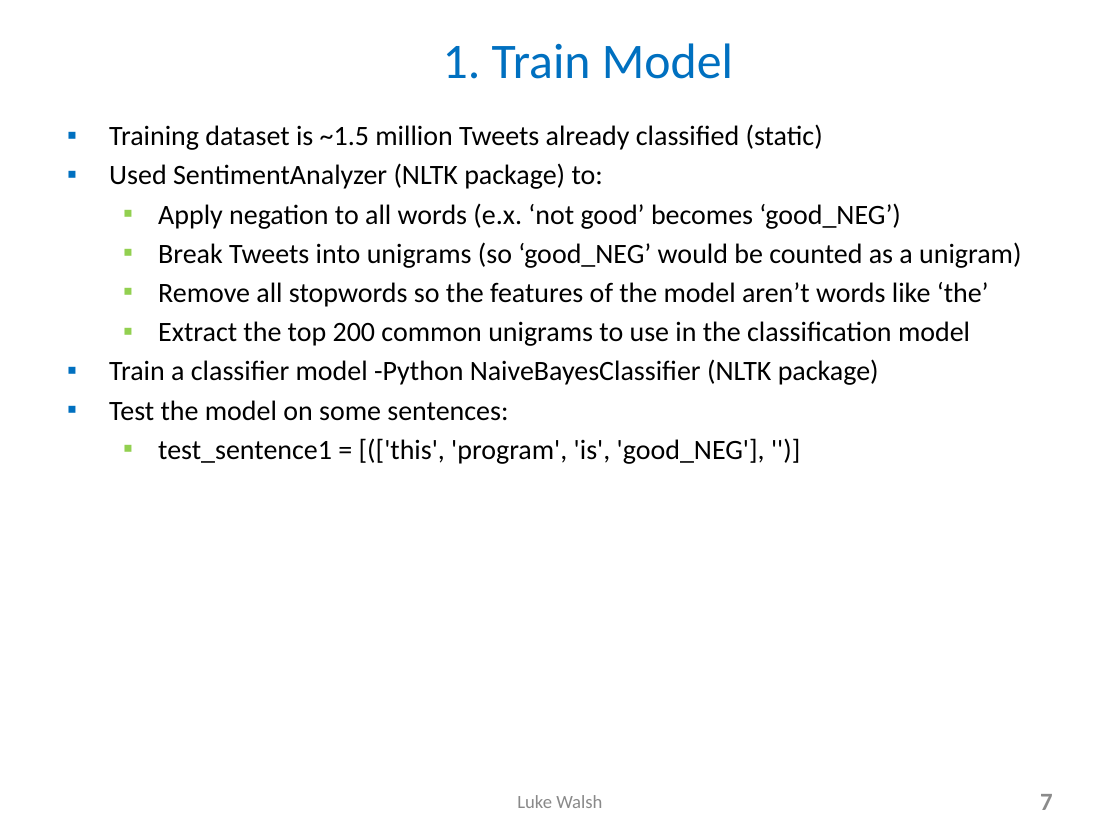
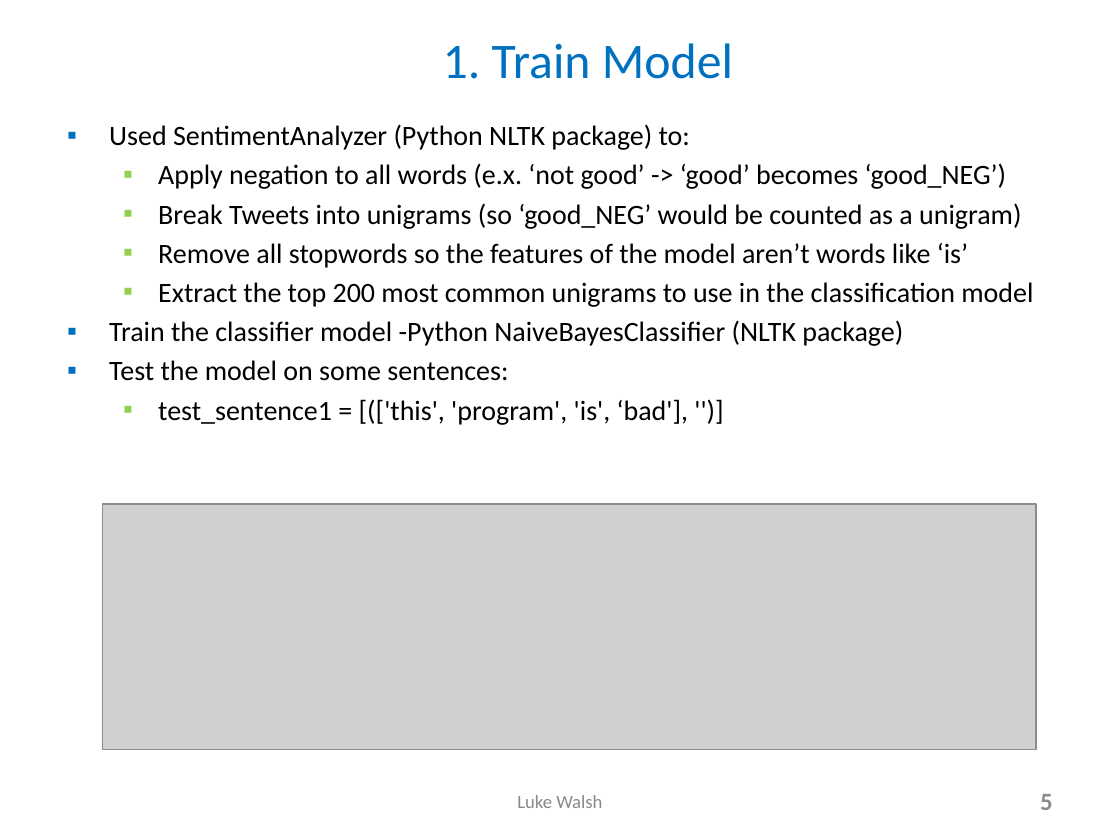
Before and after one commit to lukewalshct/Twitter_Sentiment, a slide deck: slide 5 of Spark_Streaming_NLTK_LWalsh_2min.pptx (slide 7 before the commit). Drawn at 1120x840 pixels with LibreOffice and Linux fonts; fonts in the diff are those of the drawing; grey boxes stand for pictures. Boxes give left, top, right and bottom in pixels: in the first picture for what was removed or moved away, otherwise in the second. Text is boxed around its words. In the diff, an @@ line names an element or a change of style, - is before the commit and + after.

```diff
--- a/Spark_Streaming_NLTK_LWalsh_2min.pptx
+++ b/Spark_Streaming_NLTK_LWalsh_2min.pptx
@@ text at (109, 124, 1006, 189): text changed @@
-▪ Training dataset is ~1.5 million Tweets already classified (static)
-▪ Used SentimentAnalyzer (NLTK package) to:
-  ▪ Apply negation to all words (e.x. ‘not good’ becomes ‘good_NEG’)
+▪ Used SentimentAnalyzer (Python NLTK package) to:
+  ▪ Apply negation to all words (e.x. ‘not good’ -> ‘good’ becomes ‘good_NEG’)
@@ text at (109, 243, 1033, 346): text changed @@
-  ▪ Remove all stopwords so the features of the model aren’t words like ‘the’
-  ▪ Extract the top 200 common unigrams to use in the classification model
-▪ Train a classifier model -Python NaiveBayesClassifier (NLTK package)
+  ▪ Remove all stopwords so the features of the model aren’t words like ‘is’
+  ▪ Extract the top 200 most common unigrams to use in the classification model
+▪ Train the classifier model -Python NaiveBayesClassifier (NLTK package)
@@ text at (158, 399, 688, 425): text changed @@
-  ▪ test_sentence1 = [(['this', 'program', 'is', 'good_NEG'], '')]
+  ▪ test_sentence1 = [(['this', 'program', 'is', ‘bad'], '')]
@@ picture added at (103, 504, 1036, 749) @@
@@ page number at (1040, 794, 1053, 810): text changed @@
-7
+5
```
Also in this commit, not shown: 5 other slides changed, 1 slide removed, 8 other files.
